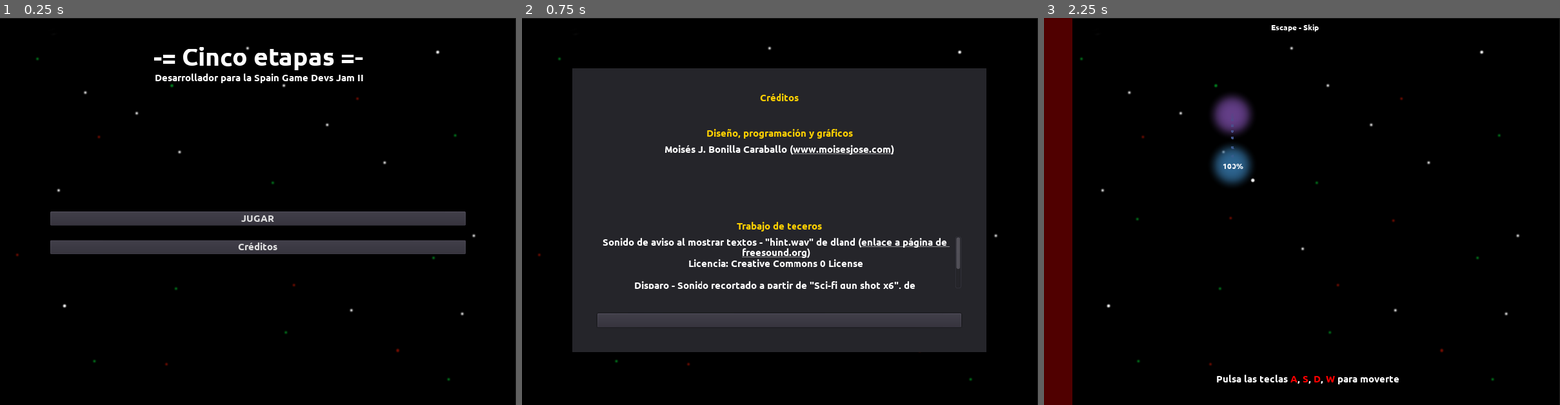
Above: before the commit, frames 1-3 (left to right).
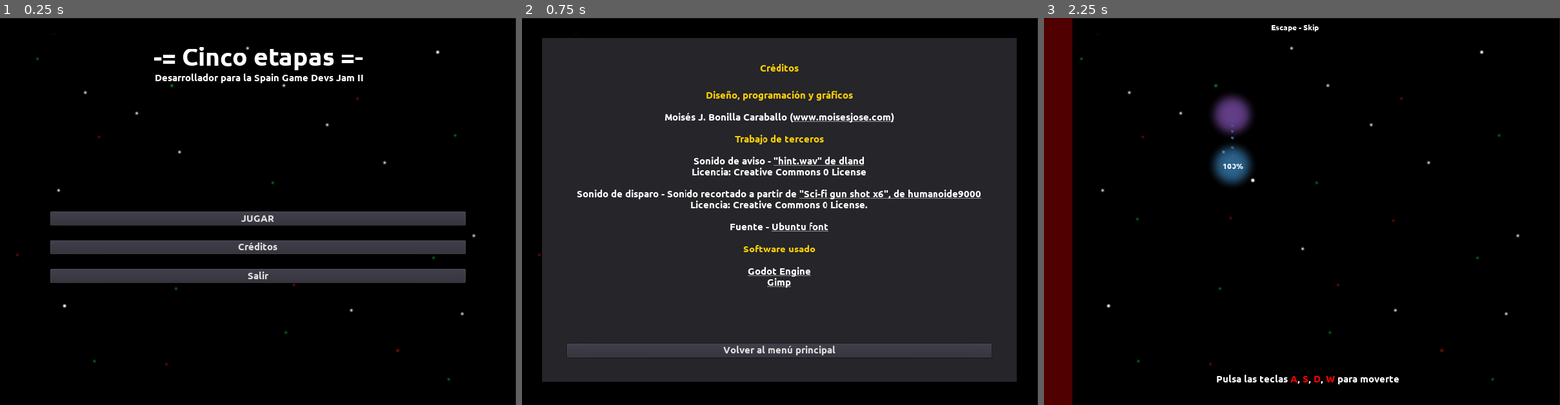
Above: after the commit, the same moments.

Repository: moisesjbc/cinco-etapas
Game: Godot game, scene res://menus/main_menu/main_menu.tscn
The game is run twice, just before and just after one commit, with the same random seed, the same clock (stepped at 60 frames per second) and the same inputs.
Inputs (mouse positions are in pixels of both pictures, inside the frame that each line leads up to; where the layout moved, square brackets give the same spot in the first picture):
- Up to frame 1 (0.25 s): no input
- Up to frame 2 (0.75 s): click "Créditos" at 0.5 s
- Up to frame 3 (2.25 s): click (1302, 350) [1302, 319] at 1.25 s; click "JUGAR" at 2 s

The runs differ from the first frame. In frame 1, 3.0% of the frame differs, in the area x 9-91%, y 64-69%; in frame 2, 32%, in the area x 3-96%, y 5-94%; in frame 3, nothing differs.

Commit message:
Added exit button

Diff:
--- a/godot-project/menus/credits_menu/credits_menu.tscn
+++ b/godot-project/menus/credits_menu/credits_menu.tscn
@@ -15,19 +15,19 @@
 [node name="margin_container" type="MarginContainer" parent="."]
 anchor_right = 1.0
 anchor_bottom = 1.0
-custom_constants/margin_right = 100
-custom_constants/margin_top = 100
-custom_constants/margin_left = 100
-custom_constants/margin_bottom = 100
+custom_constants/margin_right = 40
+custom_constants/margin_top = 40
+custom_constants/margin_left = 40
+custom_constants/margin_bottom = 40
 __meta__ = {
 "_edit_use_anchors_": false
 }
 
 [node name="Panel" type="Panel" parent="margin_container"]
-margin_left = 100.0
-margin_top = 100.0
-margin_right = 924.0
-margin_bottom = 668.0
+margin_left = 40.0
+margin_top = 40.0
+margin_right = 984.0
+margin_bottom = 728.0
 
 [node name="MarginContainer" type="MarginContainer" parent="margin_container/Panel"]
 anchor_right = 1.0
@@ -43,88 +43,71 @@
 [node name="vbox_container" type="VBoxContainer" parent="margin_container/Panel/MarginContainer"]
 margin_left = 50.0
 margin_top = 50.0
-margin_right = 774.0
-margin_bottom = 518.0
-custom_constants/separation = 50
+margin_right = 894.0
+margin_bottom = 638.0
+custom_constants/separation = 10
 __meta__ = {
 "_edit_use_anchors_": false
 }
 
-[node name="creadits_title" type="Label" parent="margin_container/Panel/MarginContainer/vbox_container"]
-margin_right = 724.0
+[node name="credits_title" type="Label" parent="margin_container/Panel/MarginContainer/vbox_container"]
+margin_right = 844.0
 margin_bottom = 14.0
 custom_colors/font_color = Color( 1, 0.819608, 0, 1 )
 text = "Créditos"
 align = 1
 
-[node name="VBoxContainer" type="VBoxContainer" parent="margin_container/Panel/MarginContainer/vbox_container"]
-margin_top = 64.0
-margin_right = 724.0
-margin_bottom = 206.0
-size_flags_horizontal = 3
-size_flags_vertical = 3
-custom_constants/separation = 10
-__meta__ = {
-"_edit_use_anchors_": false
-}
-
-[node name="own_work_title" type="Label" parent="margin_container/Panel/MarginContainer/vbox_container/VBoxContainer"]
-margin_right = 724.0
-margin_bottom = 14.0
-custom_colors/font_color = Color( 1, 0.819608, 0, 1 )
-text = "Diseño, programación y gráficos"
-align = 1
-
-[node name="own_work_body" type="RichTextLabel" parent="margin_container/Panel/MarginContainer/vbox_container/VBoxContainer"]
+[node name="credits_body" type="RichTextLabel" parent="margin_container/Panel/MarginContainer/vbox_container"]
 margin_top = 24.0
-margin_right = 724.0
-margin_bottom = 142.0
+margin_right = 844.0
+margin_bottom = 558.0
 size_flags_horizontal = 3
 size_flags_vertical = 3
 bbcode_enabled = true
-bbcode_text = "[center]Moisés J. Bonilla Caraballo ([url=www.moisesjose.com]www.moisesjose.com)[/url][/center]"
-text = "Moisés J. Bonilla Caraballo (www.moisesjose.com)"
+bbcode_text = "[center]
+[color=#ffd100]Diseño, programación y gráficos[/color]
 
-[node name="third_party_work_container" type="VBoxContainer" parent="margin_container/Panel/MarginContainer/vbox_container"]
-margin_top = 256.0
-margin_right = 724.0
-margin_bottom = 398.0
-size_flags_horizontal = 3
-size_flags_vertical = 3
-custom_constants/separation = 10
-__meta__ = {
-"_edit_use_anchors_": false
-}
+Moisés J. Bonilla Caraballo ([url=www.moisesjose.com]www.moisesjose.com)[/url]
 
-[node name="third_party_work_title" type="Label" parent="margin_container/Panel/MarginContainer/vbox_container/third_party_work_container"]
-margin_right = 724.0
-margin_bottom = 14.0
-custom_colors/font_color = Color( 1, 0.819608, 0, 1 )
-text = "Trabajo de teceros"
-align = 1
+[color=#ffd100]Trabajo de terceros[/color]
 
-[node name="third_party_work_body" type="RichTextLabel" parent="margin_container/Panel/MarginContainer/vbox_container/third_party_work_container"]
-margin_top = 24.0
-margin_right = 724.0
-margin_bottom = 142.0
-size_flags_horizontal = 3
-size_flags_vertical = 3
-bbcode_enabled = true
-bbcode_text = "[center]Sonido de aviso al mostrar textos - \"hint.wav\" de dland ([url=https://freesound.org/people/dland/sounds/320181/]enlace a página de freesound.org[/url])
+Sonido de aviso - [url=https://freesound.org/people/dland/sounds/320181/]\"hint.wav\" de dland[/url]
 Licencia: Creative Commons 0 License
 
-Disparo - Sonido recortado a partir de \"Sci-fi gun shot x6\", de humanoide9000 ([url=https://freesound.org/people/humanoide9000/sounds/330293/]enlace a página de freesound.org[/url])
+Sonido de disparo - Sonido recortado a partir de [url=https://freesound.org/people/humanoide9000/sounds/330293/]\"Sci-fi gun shot x6\", de humanoide9000[/url]
 Licencia: Creative Commons 0 License.
+
+Fuente - [url=https://design.ubuntu.com/font/]Ubuntu font[/url]
+
+[color=#ffd100]Software usado[/color]
+
+[url=https://godotengine.org/]Godot Engine[/url]
+[url=www.gimp.org]Gimp[/url]
 [/center]"
-text = "Sonido de aviso al mostrar textos - \"hint.wav\" de dland (enlace a página de freesound.org)
+text = "
+Diseño, programación y gráficos
+
+Moisés J. Bonilla Caraballo (www.moisesjose.com)
+
+Trabajo de terceros
+
+Sonido de aviso - \"hint.wav\" de dland
 Licencia: Creative Commons 0 License
 
-Disparo - Sonido recortado a partir de \"Sci-fi gun shot x6\", de humanoide9000 (enlace a página de freesound.org)
+Sonido de disparo - Sonido recortado a partir de \"Sci-fi gun shot x6\", de humanoide9000
 Licencia: Creative Commons 0 License.
+
+Fuente - Ubuntu font
+
+Software usado
+
+Godot Engine
+Gimp
 "
 
 [node name="go_back_button" type="Button" parent="margin_container/Panel/MarginContainer/vbox_container"]
-margin_top = 448.0
-margin_right = 724.0
-margin_bottom = 468.0
+margin_top = 568.0
+margin_right = 844.0
+margin_bottom = 588.0
+text = "Volver al menú principal"
 [connection signal="pressed" from="margin_container/Panel/MarginContainer/vbox_container/go_back_button" to="." method="_on_go_back_button_pressed"]
--- a/godot-project/menus/main_menu/main_menu.gd
+++ b/godot-project/menus/main_menu/main_menu.gd
@@ -1,4 +1,8 @@
 extends Control
+
+func _ready():
+	if OS.get_name() == "HTML5":
+		$margin_container/root_vbox_container/vbox_container/exit_button.visible = false
 
 func _on_play_button_pressed():
 	get_tree().change_scene("res://scenes/main_scene/main_scene.tscn")
@@ -6,3 +10,7 @@
 
 func _on_credits_button_pressed():
 	get_tree().change_scene("res://menus/credits_menu/credits_menu.tscn")
+
+
+func _on_exit_button_pressed():
+	get_tree().quit()
--- a/godot-project/menus/main_menu/main_menu.tscn
+++ b/godot-project/menus/main_menu/main_menu.tscn
@@ -81,5 +81,12 @@
 margin_right = 824.0
 margin_bottom = 70.0
 text = "Créditos"
+
+[node name="exit_button" type="Button" parent="margin_container/root_vbox_container/vbox_container"]
+margin_top = 100.0
+margin_right = 824.0
+margin_bottom = 120.0
+text = "Salir"
 [connection signal="pressed" from="margin_container/root_vbox_container/vbox_container/play_button" to="." method="_on_play_button_pressed"]
 [connection signal="pressed" from="margin_container/root_vbox_container/vbox_container/credits_button" to="." method="_on_credits_button_pressed"]
+[connection signal="pressed" from="margin_container/root_vbox_container/vbox_container/exit_button" to="." method="_on_exit_button_pressed"]
